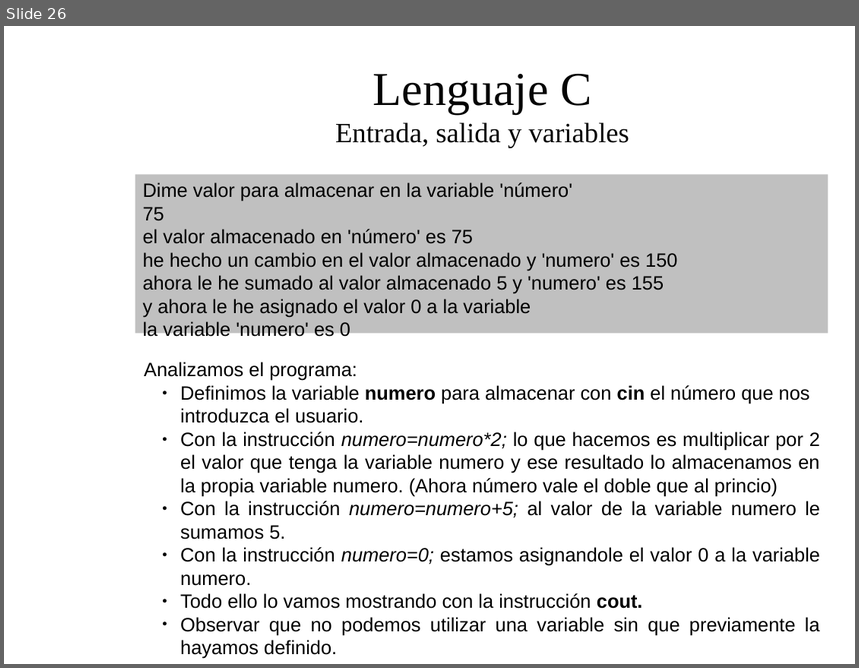
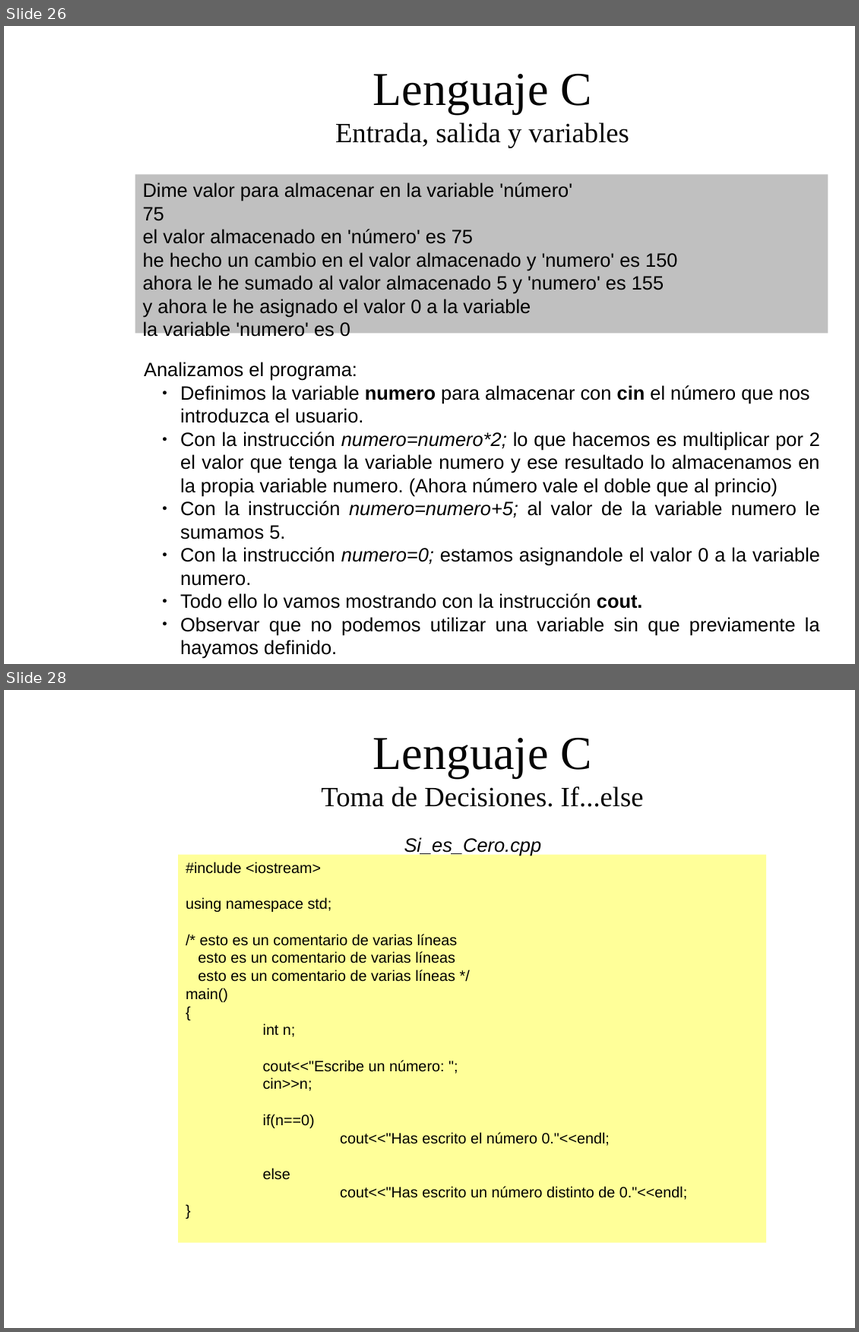
Before and after one commit to dolpo04/2bach, a slide deck: unidades/01_introduccion_a_la_programacion/presentacion/Tema1: Introduccion a la programacion.odp. Shown one above the other, each under a label of ours: slide 26 before the commit, slides 26 and 28 after it; the slides between them are not shown. The pictures are 859x668 and 859x1332 pixels, drawn with LibreOffice and Linux fonts; fonts in the diff are those of the drawing; background and template pictures are left out. Boxes give left, top, right and bottom in pixels: in the first picture for what was removed or moved away, otherwise in the second. Text is boxed around its words. In the diff, an @@ line names an element or a change of style, - is before the commit and + after.

```diff
--- a/unidades/01_introduccion_a_la_programacion/presentacion/Tema1: Introduccion a la programacion.odp
+++ b/unidades/01_introduccion_a_la_programacion/presentacion/Tema1: Introduccion a la programacion.odp
@@ slide 28 added at <box>4,690,855,1328</box>, background picture (left out) @@
@@ title added at <box>321,738,644,807</box>, 26 pt, text #050505 @@
+Lenguaje C
+Toma de Decisiones. If...else
@@ text added at <box>405,837,542,856</box>, 18 pt, text #000000, italic @@
+Si_es_Cero.cpp
@@ rectangle added at <box>178,854,766,1243</box>, fill #FFFF99, 14 pt, text #000000 @@
+#include <iostream>
+using namespace std;
+/* esto es un comentario de varias líneas
+esto es un comentario de varias líneas
+esto es un comentario de varias líneas */
+main()
+{
+int n;
+cout<<"Escribe un número: ";
+cin>>n;
+if(n==0)
+cout<<"Has escrito el número 0."<<endl;
+else
+cout<<"Has escrito un número distinto de 0."<<endl;
+}
```
Also in this commit, not shown: 2 slides changed, 8 other slides added, 9 other files.
